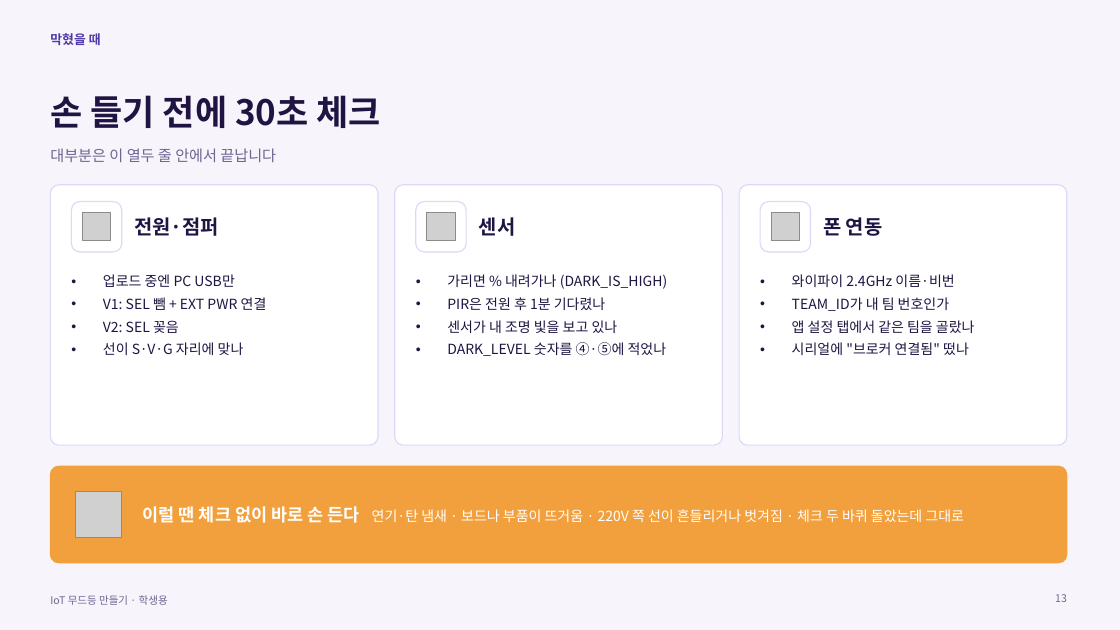
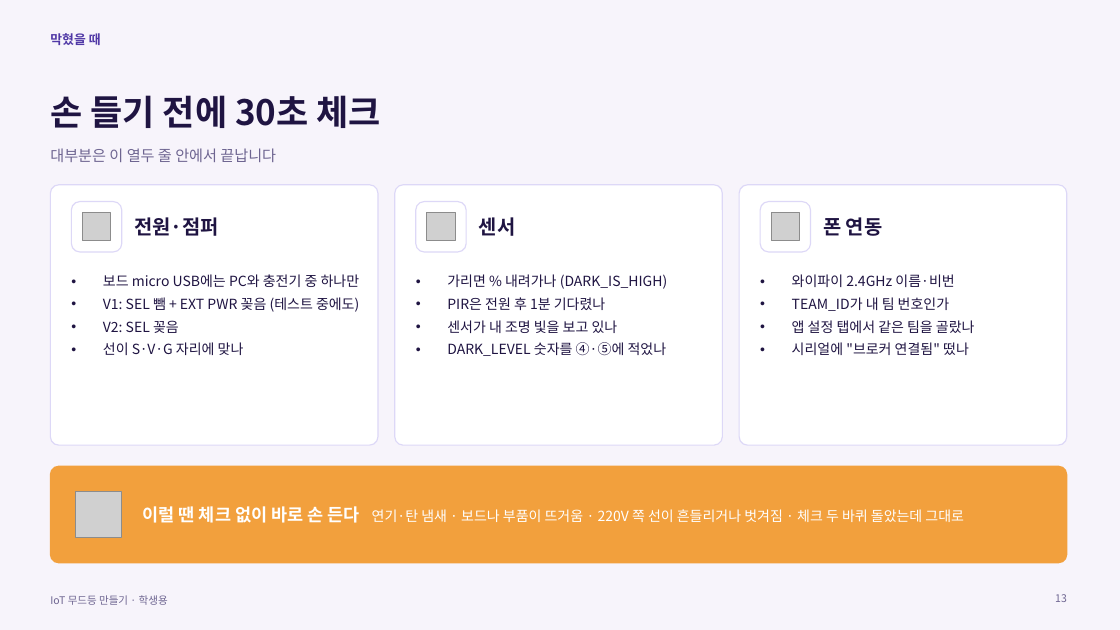
Before and after one commit to ralralra/esp32, a slide deck: slide 13 of iot-mood-lamp/docs/lesson_3h_student.pptx. Drawn at 1120x630 pixels with LibreOffice and Linux fonts; fonts in the diff are those of the drawing; grey boxes stand for pictures. Boxes give left, top, right and bottom in pixels: in the first picture for what was removed or moved away, otherwise in the second. Text is boxed around its words. In the diff, an @@ line names an element or a change of style, - is before the commit and + after.

```diff
--- a/iot-mood-lamp/docs/lesson_3h_student.pptx
+++ b/iot-mood-lamp/docs/lesson_3h_student.pptx
@@ text at bbox=[103, 274, 360, 312]: text changed @@
-• 업로드 중엔 PC USB만
-• V1: SEL 뺌 + EXT PWR 연결
+• 보드 micro USB에는 PC와 충전기 중 하나만
+• V1: SEL 뺌 + EXT PWR 꽂음 (테스트 중에도)
```
Also in this commit, not shown: 1 other slide changed.
